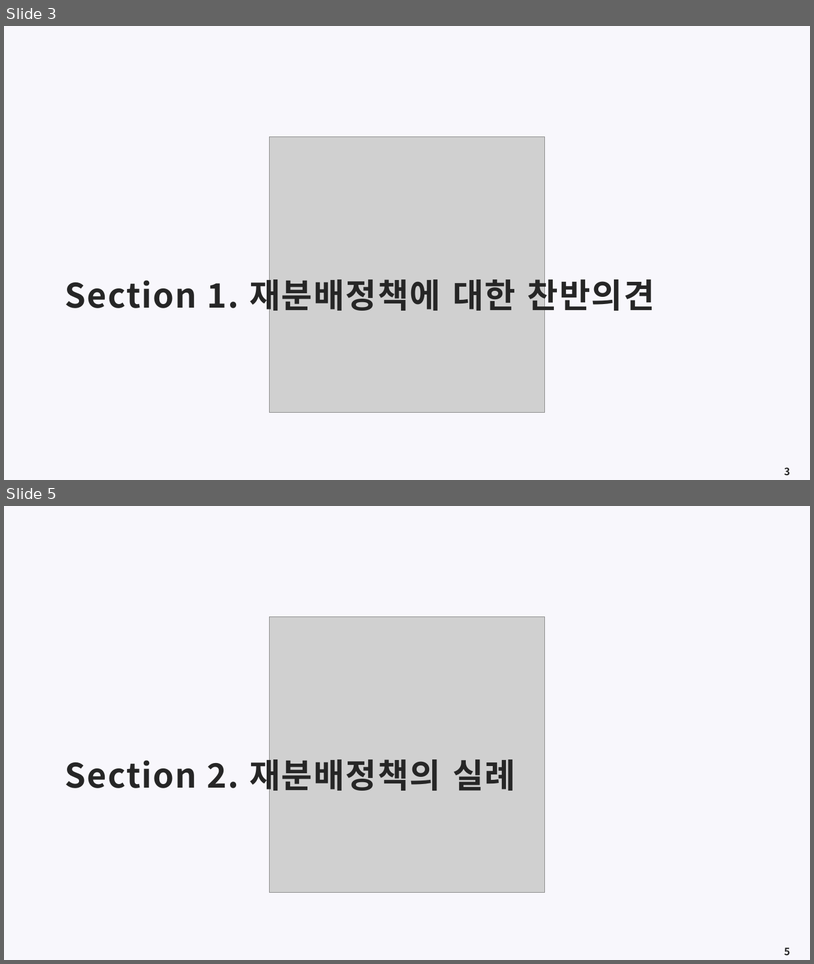
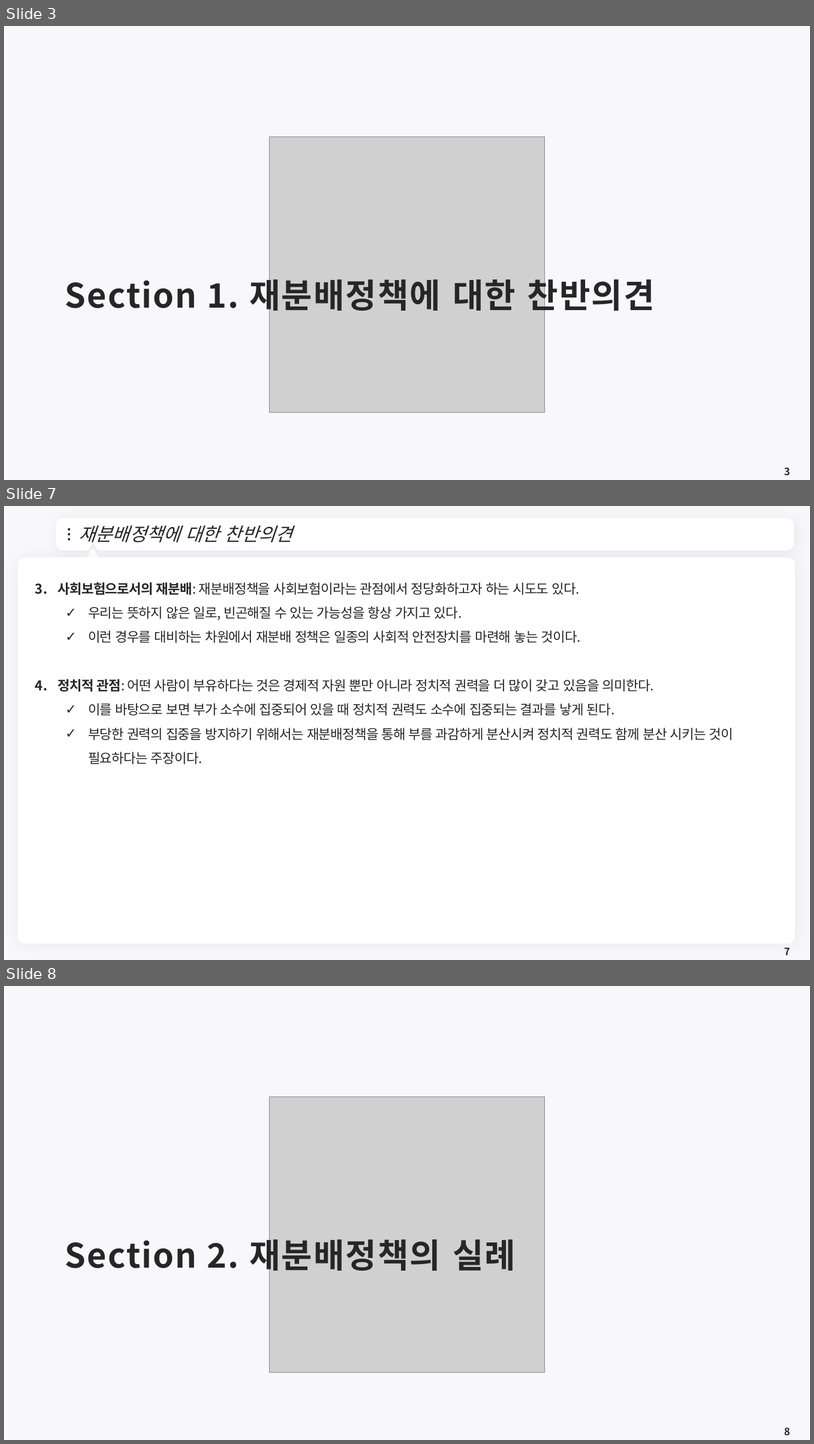
Before and after one commit to meandthey/Teaching, a slide deck: 재정학/01_Lectures/재정학_Chapter_9.pptx. Shown one above the other, each under a label of ours: slides 3 and 5 before the commit, slides 3, 7 and 8 after it; the slides between them are not shown. The pictures are 814x964 and 814x1444 pixels, drawn with LibreOffice and Linux fonts; fonts in the diff are those of the drawing; grey boxes stand for pictures; background and template pictures are left out. Boxes give left, top, right and bottom in pixels: in the first picture for what was removed or moved away, otherwise in the second. Text is boxed around its words. In the diff, an @@ line names an element or a change of style, - is before the commit and + after.

```diff
--- a/재정학/01_Lectures/재정학_Chapter_9.pptx
+++ b/재정학/01_Lectures/재정학_Chapter_9.pptx
@@ slide 7 added at [4, 506, 810, 960], background #F8F7FC @@
@@ freeform shape added at [59, 521, 792, 548], fill #FFFFFF, outline #FFFFFF 7.25 pt @@
@@ ellipse added at [68, 528, 71, 531], fill #262626 @@
@@ ellipse added at [68, 533, 71, 535], fill #262626 @@
@@ ellipse added at [68, 538, 71, 540], fill #262626 @@
@@ title added at [78, 525, 293, 543], 22 pt, text #262626, italic @@
+재분배정책에 대한 찬반의견
@@ freeform shape added at [776, 530, 783, 539], fill #FFFFFF @@
@@ rounded rectangle added at [18, 558, 796, 943], fill #FFFFFF @@
@@ triangle added at [86, 550, 99, 562], fill #FFFFFF, outline #FFFFFF 3.75 pt @@
@@ text added at [58, 582, 734, 764], 16 pt, text #262626 @@
+3. 사회보험으로서의 재분배: 재분배정책을 사회보험이라는 관점에서 정당화하고자 하는 시도도 있다.
+  ✓ 우리는 뜻하지 않은 일로, 빈곤해질 수 있는 가능성을 항상 가지고 있다.
+  ✓ 이런 경우를 대비하는 차원에서 재분배 정책은 일종의 사회적 안전장치를 마련해 놓는 것이다.
+4. 정치적 관점: 어떤 사람이 부유하다는 것은 경제적 자원 뿐만 아니라 정치적 권력을 더 많이 갖고 있음을 의미한다.
+  ✓ 이를 바탕으로 보면 부가 소수에 집중되어 있을 때 정치적 권력도 소수에 집중되는 결과를 낳게 된다.
+  ✓ 부당한 권력의 집중을 방지하기 위해서는 재분배정책을 통해 부를 과감하게 분산시켜 정치적 권력도 함께 분산 시키는 것이 필요하다는 주장이다.
@@ page number added at [785, 947, 791, 955], 12 pt, text #262626, bold @@
+7
@@ what was slide 5 is now slide 8 @@
@@ page number at [785, 1427, 791, 1435]: text changed @@
-5
+8
```
Also in this commit, not shown: 1 slide changed, 14 other slides added, 55 other files.
